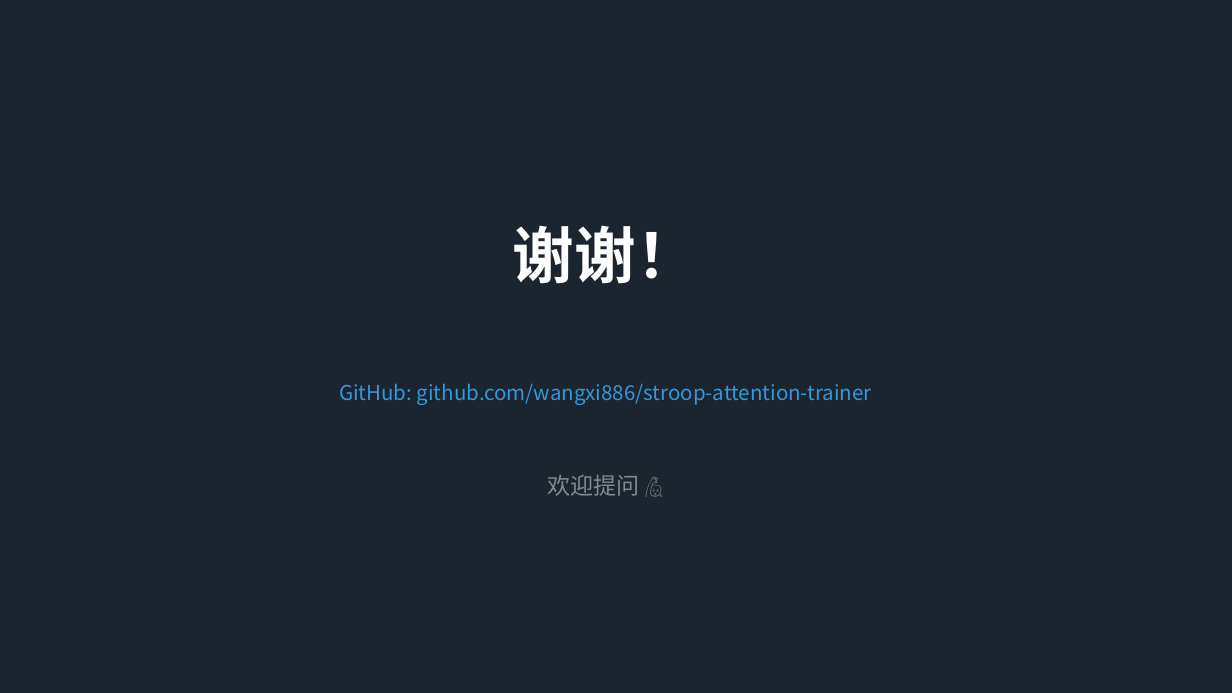
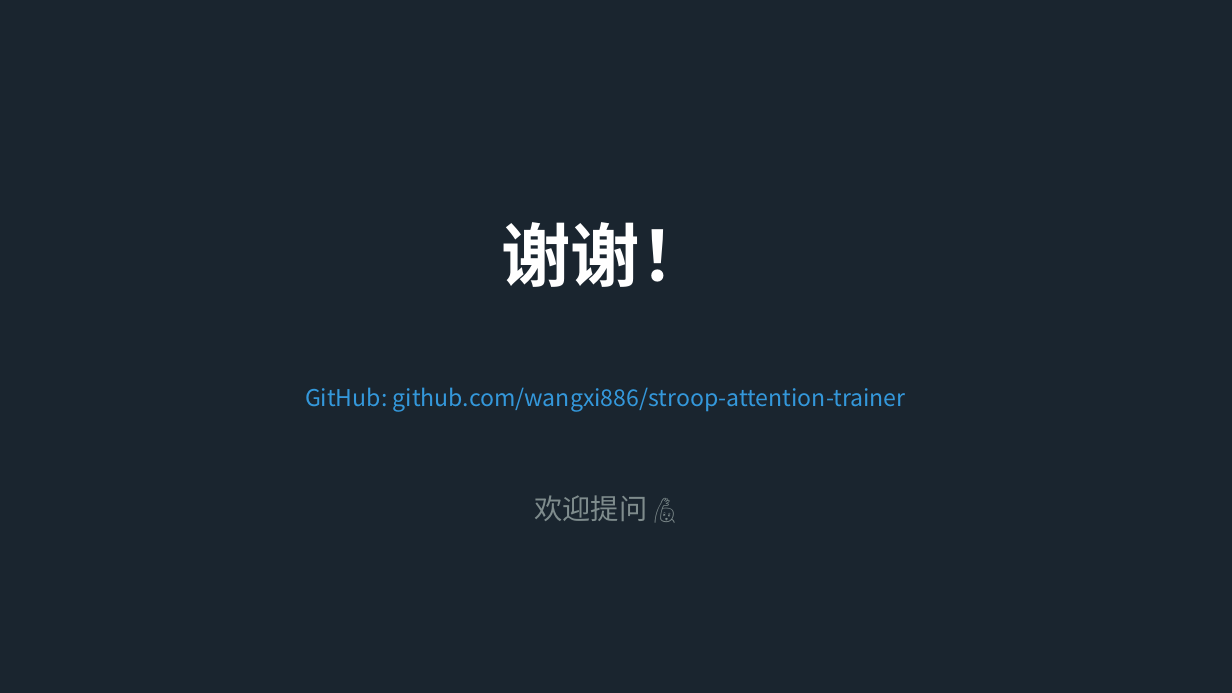
Before and after one commit to wangxi886/stroop-attention-trainer, a slide deck: slide 12 of Stroop自适应训练系统-期末汇报.pptx. Drawn at 1232x693 pixels with LibreOffice and Linux fonts; fonts in the diff are those of the drawing. Boxes give left, top, right and bottom in pixels: in the first picture for what was removed or moved away, otherwise in the second. Text is boxed around its words. In the diff, an @@ line names an element or a change of style, - is before the commit and + after.

```diff
--- a/Stroop自适应训练系统-期末汇报.pptx
+++ b/Stroop自适应训练系统-期末汇报.pptx
@@ text "谢谢！" at <box>501,222,709,287</box>: size 48 to 54 pt @@
@@ text "GitHub: github.com/wangxi886/stroop-attention-trainer" at <box>305,387,906,412</box>: size 16 to 18 pt @@
@@ text "欢迎提问 🙋": place and size @@
-text "欢迎提问 🙋" at <box>547,475,639,496</box>
+text "欢迎提问 🙋" at <box>535,495,648,521</box>
@@ text "欢迎提问 🙋" at <box>535,495,648,521</box>: size 18 to 22 pt @@
```
Also in this commit, not shown: 11 other slides changed.
